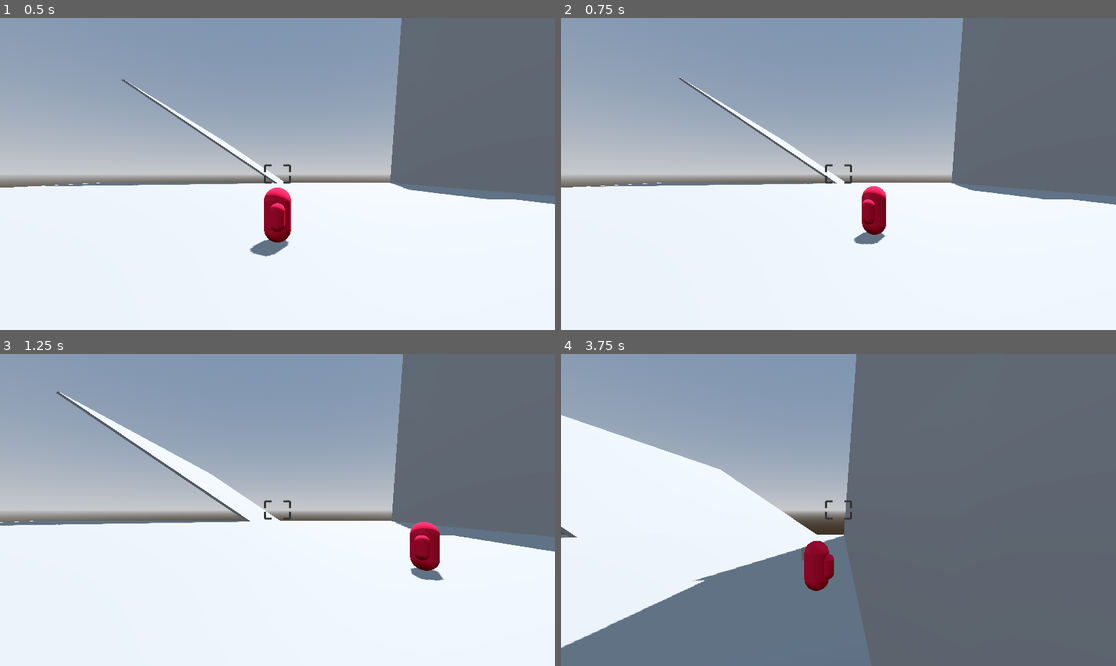
Above: before the commit, frames 1-4 (two rows, left to right).
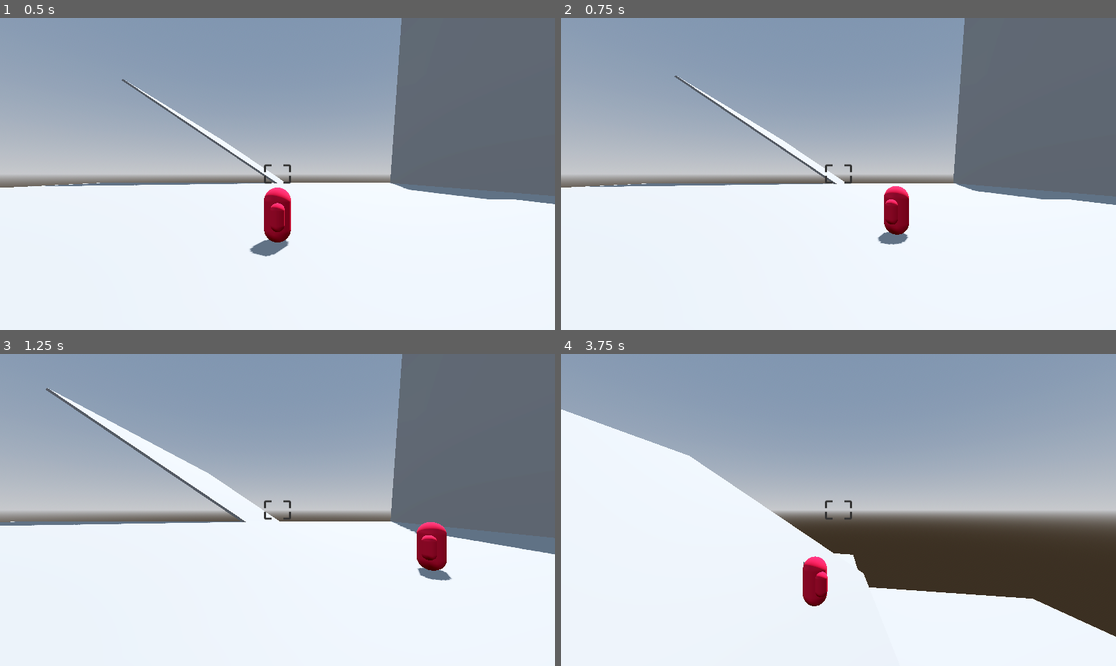
Above: after the commit, the same moments.

Repository: lead0lead/godot-3d-bullet-hell
Game: Godot game, scene res://scenes/main.tscn
Same seed, same stepped clock (60 frames per second), same inputs: the game is played once before the commit and once after it.
Inputs (mouse positions are in pixels of both pictures, inside the frame that each line leads up to):
- Up to frame 1 (0.5 s): no input
- Up to frame 2 (0.75 s): tap Enter at 0.5 s; move the mouse to (960, 158) at 0.52 s; hold D (right) from 0.53 s (still down); hold Shift (boost) from 0.53 s (still down)
- Up to frame 3 (1.25 s): keep holding D (right); keep holding Shift (boost); tap Space (jump) at 0.77, 1.07 s; tap X (dash) at 0.8 s
- Up to frame 4 (3.75 s): move the mouse to (727, 525) at 1.27 s; release D (right) at 1.28 s; release Shift (boost) at 1.28 s; hold S (back) 1.28-2.03 s; tap X (dash) at 1.35 s; tap Space (jump) at 1.52, 1.82, 3.02, 3.32 s; click (727, 525) at 1.55 s; move the mouse to (894, 441) at 2.02 s; press the mouse at (894, 441) at 2.03 s; hold D (right) 2.03-2.78 s; right-click (894, 441) at 2.3 s; move the mouse to (810, 572) at 2.77 s; release the mouse at (810, 572) at 2.78 s; hold W (forward) 2.78-3.53 s; right-click (810, 572) at 2.85 s; tap Middle mouse button (melee_attack) at 3.05 s; move the mouse to (1005, 556) at 3.52 s; hold A (left) from 3.53 s (still down); hold Middle mouse button (melee_attack) from 3.53 s (still down)

Frame 1 is identical in both runs. In frame 2, 2.0% of the frame differs, in the area x 1-100%, y 0-73%; in frame 3, 1.9%; in frame 4, 62%, in the area x 0-100%, y 0-100%.

Commit message:
Refactor player character state machine
refactor state machine to a more simplified structure for the time being
focus on simple architecture for fast prototyping

Diff:
--- a/scenes/player.tscn
+++ b/scenes/player.tscn
@@ -1,19 +1,9 @@
-[gd_scene load_steps=21 format=3 uid="uid://wtup6u4wgkew"]
+[gd_scene load_steps=11 format=3 uid="uid://wtup6u4wgkew"]
 
 [ext_resource type="Script" path="res://scripts/player_camera.gd" id="1_3o8u8"]
 [ext_resource type="Script" path="res://scripts/player.gd" id="1_yjuw3"]
 [ext_resource type="Script" path="res://scripts/test_input.gd" id="2_mmey0"]
 [ext_resource type="Texture2D" uid="uid://l54h2tvr3o5e" path="res://textures/crosshair030.png" id="3_egn86"]
-[ext_resource type="Script" path="res://scripts/state_machine.gd" id="5_qtidi"]
-[ext_resource type="Script" path="res://scripts/states/flying.gd" id="6_0jfy2"]
-[ext_resource type="Script" path="res://scripts/states/idle.gd" id="7_kgy0f"]
-[ext_resource type="Script" path="res://scripts/states/jumping.gd" id="7_yhvo3"]
-[ext_resource type="Script" path="res://scripts/states/gliding.gd" id="8_gbd4c"]
-[ext_resource type="Script" path="res://scripts/states/boosting.gd" id="9_u61ax"]
-[ext_resource type="Script" path="res://scripts/states/walking.gd" id="10_a2yvj"]
-[ext_resource type="Script" path="res://scripts/states/dashing.gd" id="12_0ak80"]
-[ext_resource type="Script" path="res://scripts/states/falling.gd" id="13_25ubr"]
-[ext_resource type="Script" path="res://scripts/states/flying_idle.gd" id="14_ywn3q"]
 
 [sub_resource type="StandardMaterial3D" id="StandardMaterial3D_n7vr8"]
 albedo_color = Color(0.827151, 0, 0.217989, 1)
@@ -87,33 +77,3 @@
 
 [node name="TestInput" type="Node" parent="."]
 script = ExtResource("2_mmey0")
-
-[node name="StateMachine" type="Node" parent="."]
-script = ExtResource("5_qtidi")
-
-[node name="Idle" type="Node" parent="StateMachine"]
-script = ExtResource("7_kgy0f")
-
-[node name="Jumping" type="Node" parent="StateMachine"]
-script = ExtResource("7_yhvo3")
-
-[node name="Gliding" type="Node" parent="StateMachine"]
-script = ExtResource("8_gbd4c")
-
-[node name="Boosting" type="Node" parent="StateMachine"]
-script = ExtResource("9_u61ax")
-
-[node name="Walking" type="Node" parent="StateMachine"]
-script = ExtResource("10_a2yvj")
-
-[node name="Flying" type="Node" parent="StateMachine"]
-script = ExtResource("6_0jfy2")
-
-[node name="Dashing" type="Node" parent="StateMachine"]
-script = ExtResource("12_0ak80")
-
-[node name="Falling" type="Node" parent="StateMachine"]
-script = ExtResource("13_25ubr")
-
-[node name="FlyingIdle" type="Node" parent="StateMachine"]
-script = ExtResource("14_ywn3q")
--- a/scripts/input_gatherer.gd
+++ /dev/null
@@ -1,35 +0,0 @@
-extends Node
-class_name InputGatherer
-
-func gather_input() -> InputPackage:
-	var new_input = InputPackage.new()
-
-	new_input.actions.append("idle")
-
-	new_input.input_direction = Input.get_vector("left", "right", "forward", "back")
-	if new_input.input_direction != Vector2.ZERO:
-		new_input.actions.append("walk")
-
-	if Input.is_action_pressed("jump"):
-		new_input.actions.append("jump")
-
-	if Input.is_action_pressed("dash"):
-		new_input.actions.append("dash")
-
-	if Input.is_action_pressed("boost"):
-		new_input.actions.append("boost")
-
-	if Input.is_action_pressed("toggle-flight"):
-		new_input.actions.append("toggle-flight")
-
-	if Input.is_action_pressed("fire"):
-		new_input.actions.append("fire")
-
-	if Input.is_action_pressed("heavy_fire"):
-		new_input.actions.append("heavy_fire")
-
-	if Input.is_action_pressed("melee_attack"):
-		new_input.actions.append("melee_attack")
-
-
-	return new_input
--- a/scripts/input_package.gd
+++ /dev/null
@@ -1,7 +0,0 @@
-extends Resource
-class_name InputPackage
-
-var actions: Array[String]
-var combat_actions: Array[String]
-
-var input_direction: Vector2
--- a/scripts/player.gd
+++ b/scripts/player.gd
@@ -20,10 +20,91 @@
 var _move_direction = Vector3.ZERO
 var _last_move_direction := Vector3.FORWARD
 var gravity := -50
+var applied_gravity := gravity
+
 var boosting: bool = false
 var flying: bool = false
 
+enum States {IDLE, WALKING, JUMPING, GLIDING, BOOSTING, DASHING, FLYING_IDLE, FLYING, FALLING}
+
+var state := States.IDLE
+var previous_state := state
+
 func _physics_process(delta: float) -> void:
+
+	var player_input_direction = Input.get_vector("left", "right"
+		, "forward", "back")
+
+	var camera_forward = _camera.global_basis.z
+	var camera_right = _camera.global_basis.x
+
+	velocity.y = velocity.y + gravity * delta
+
+	if state == States.FALLING:
+		if is_on_floor():
+			set_state(States.IDLE)
+
+	if velocity.length() == 0:
+		if state not in [States.FLYING_IDLE, States.IDLE]:
+			set_state(States.IDLE)
+		else:
+			set_state(States.FLYING_IDLE)
+
+	if not is_on_floor() and state not in [States.BOOSTING, States.DASHING]:
+		if state not in [States.FLYING_IDLE, States.IDLE]:
+			if Input.is_action_just_pressed("toggle-flight"):
+				set_state(States.FALLING)
+		else:
+			set_state(States.FALLING)
+
+	if state == States.JUMPING:
+		velocity.y += jump_impulse
+		set_state(States.FALLING)
+
+	if state == States.IDLE and player_input_direction != Vector2.ZERO:
+		set_state(States.WALKING)
+
+	if state == States.FLYING_IDLE and player_input_direction != Vector2.ZERO:
+		set_state(States.FLYING)
+
+	if is_on_floor() and state in [States.IDLE, States.WALKING]:
+		if Input.is_action_just_pressed("jump"):
+			set_state(States.JUMPING)
+
+	if state == States.FALLING and Input.is_action_pressed("jump"):
+		set_state(States.GLIDING)
+
+	if Input.is_action_pressed("boost"):
+		set_state(States.BOOSTING)
+
+	if state == States.BOOSTING and Input.is_action_just_released("boost"):
+		set_state(previous_state)
+
+	if state not in [States.BOOSTING] and Input.is_action_just_pressed("dash"):
+		set_state(States.DASHING)
+
+	## DASH STATE HERE ##
+
+	if state not in [States.BOOSTING] and Input.is_action_just_pressed("toggle-flight"):
+		set_state(States.FLYING_IDLE)
+
+
+
+	if ((state not in [States.JUMPING
+			, States.BOOSTING, States.FLYING
+			, States.FLYING_IDLE])
+			and is_on_floor()
+			and Input.is_action_pressed("jump")):
+		set_state(States.GLIDING)
+
+	if state == States.BOOSTING:
+		_move_direction = ( -camera_forward
+			+ camera_right *
+			player_input_direction.x)
+		velocity = velocity.move_toward(_move_direction
+			* flight_speed, flight_acceleration
+			* delta)
+
 	if Input.is_action_pressed("boost"):
 		boosting = true
 	else:
@@ -84,3 +165,18 @@
 	var y_velocity = velocity.y
 	velocity = velocity.normalized() * (velocity.length() + dash_impulse)
 	velocity.y = y_velocity
+
+func set_state(new_state: int) -> void:
+	previous_state = state
+	state = new_state
+
+	if previous_state in [States.GLIDING, States.FLYING_IDLE, States.FLYING]:
+		applied_gravity = gravity
+
+	if state == States.GLIDING:
+		applied_gravity = gravity * glide_speed
+
+	if state in [States.FLYING, States.FLYING_IDLE]:
+		applied_gravity = 0
+
+	print(state)
--- a/scripts/state_machine.gd
+++ /dev/null
@@ -1,40 +0,0 @@
-extends Node
-
-@export var initial_state: State
-
-var current_state: State
-var previous_state: State
-var states: Dictionary = {}
-
-func _ready():
-	for child in get_children():
-		if child is State:
-			states[child.name.to_lower()] = child
-			child.transitioned.connect(on_child_transition)
-
-	if initial_state:
-		initial_state.enter()
-		current_state = initial_state
-
-func _process(delta: float) -> void:
-	if current_state:
-		current_state.update(delta)
-
-func _physics_process(delta: float) -> void:
-	if current_state:
-		current_state.physics_update(delta)
-
-func on_child_transition(state, new_state_name):
-	if state != current_state:
-		return
-
-	var new_state = states.get(new_state_name.to_lower())
-	if !new_state_name:
-		return
-
-	if current_state:
-		current_state.exit()
-
-	new_state.enter()
-	previous_state = current_state
-	current_state = new_state
--- a/scripts/states/boosting.gd
+++ /dev/null
@@ -1,11 +0,0 @@
-extends PlayerState
-
-
-# Called when the node enters the scene tree for the first time.
-func _ready() -> void:
-	pass # Replace with function body.
-
-
-# Called every frame. 'delta' is the elapsed time since the previous frame.
-func _process(delta: float) -> void:
-	pass
--- a/scripts/states/dashing.gd
+++ /dev/null
@@ -1,11 +0,0 @@
-extends PlayerState
-
-
-# Called when the node enters the scene tree for the first time.
-func _ready() -> void:
-	pass # Replace with function body.
-
-
-# Called every frame. 'delta' is the elapsed time since the previous frame.
-func _process(delta: float) -> void:
-	pass
--- a/scripts/states/falling.gd
+++ /dev/null
@@ -1,11 +0,0 @@
-extends PlayerState
-
-
-# Called when the node enters the scene tree for the first time.
-func _ready() -> void:
-	pass # Replace with function body.
-
-
-# Called every frame. 'delta' is the elapsed time since the previous frame.
-func _process(delta: float) -> void:
-	pass
--- a/scripts/states/flying.gd
+++ /dev/null
@@ -1,13 +0,0 @@
-extends PlayerState
-
-func enter():
-	pass
-
-func exit():
-	pass
-
-func update(_delta: float):
-	pass
-
-func physics_update(delta: float):
-	pass
--- a/scripts/states/flying_idle.gd
+++ /dev/null
@@ -1,11 +0,0 @@
-extends PlayerState
-
-
-# Called when the node enters the scene tree for the first time.
-func _ready() -> void:
-	pass # Replace with function body.
-
-
-# Called every frame. 'delta' is the elapsed time since the previous frame.
-func _process(delta: float) -> void:
-	pass
--- a/scripts/states/gliding.gd
+++ /dev/null
@@ -1,20 +0,0 @@
-extends PlayerState
-
-func enter():
-	pass
-
-func exit():
-	pass
-
-func update(_delta: float):
-	pass
-
-func physics_update(delta: float):
-
-	# Apply limited gravity
-
-	player.velocity.y = ((player.velocity.y
-		+ (player.gravity * delta))
-		* player.glide_speed)
-
-	# Change State on Input
--- a/scripts/states/idle.gd
+++ /dev/null
@@ -1,49 +0,0 @@
-extends PlayerState
-
-func enter():
-	pass
-
-func exit():
-	pass
-
-func update(_delta: float):
-	pass
-
-func physics_update(delta: float):
-
-	# Apply gravity
-
-	player.velocity.y += (player.gravity * delta)
-
-	# Change State to idle
-
-	if Input.is_action_pressed("jump") and not player.is_on_floor():
-		transitioned.emit(self, "gliding")
-
-	# Change State on Input
-
-	if Input.is_action_just_pressed("jump") and player.is_on_floor():
-		transitioned.emit(self, "jumping")
-
-	if Input.is_action_pressed("jump") and not player.is_on_floor():
-		transitioned.emit(self, "gliding")
-
-	if Input.is_action_pressed("boost"):
-		transitioned.emit(self, "boosting")
-
-	if (Input.is_action_pressed("left")
-			or Input.is_action_pressed("right")
-			or Input.is_action_pressed("forward")
-			or Input.is_action_pressed("back")):
-		transitioned.emit(self, "walking")
-
-	if Input.is_action_just_pressed("toggle-flight"):
-		transitioned.emit(self, "flyingidle")
-
-	if Input.is_action_just_pressed("dash"):
-		transitioned.emit(self, "dashing")
-
-	# Change State to falling
-
-	if player.velocity.y < 0:
-		transitioned.emit(self, "falling")
--- a/scripts/states/jumping.gd
+++ /dev/null
@@ -1,36 +0,0 @@
-extends PlayerState
-
-func enter():
-	pass
-
-func exit():
-	pass
-
-func update(_delta: float):
-	pass
-
-func physics_update(delta: float):
-
-	# Change State to idle
-
-	if player.is_on_floor():
-		transitioned.emit(self, "idle")
-
-	# Change State on Input
-
-	if Input.is_action_pressed("jump") and not player.is_on_floor():
-		transitioned.emit(self, "gliding")
-
-	if Input.is_action_pressed("boost"):
-		transitioned.emit(self, "boosting")
-
-	if Input.is_action_just_pressed("toggle-flight"):
-		transitioned.emit(self, "flyingidle")
-
-	if Input.is_action_just_pressed("dash"):
-		transitioned.emit(self, "dashing")
-
-	# Change State to falling
-
-	if player.velocity.y < 0:
-		transitioned.emit(self, "falling")
--- a/scripts/states/player_state.gd
+++ /dev/null
@@ -1,10 +0,0 @@
-extends State
-class_name PlayerState
-
-var player: Player
-
-func _ready() -> void:
-	await owner.ready
-	player = owner as Player
-	assert(player != null, "The PlayerState state type must be used only in the
-	player scene. It needs the owner to be a Player node.")
--- a/scripts/states/state.gd
+++ /dev/null
@@ -1,16 +0,0 @@
-extends Node
-class_name State
-
-signal transitioned
-
-func enter():
-	pass
-
-func exit():
-	pass
-
-func update(_delta: float):
-	pass
-
-func physics_update(delta: float):
-	pass
--- a/scripts/states/walking.gd
+++ /dev/null
@@ -1,11 +0,0 @@
-extends PlayerState
-
-
-# Called when the node enters the scene tree for the first time.
-func _ready() -> void:
-	pass # Replace with function body.
-
-
-# Called every frame. 'delta' is the elapsed time since the previous frame.
-func _process(delta: float) -> void:
-	pass
